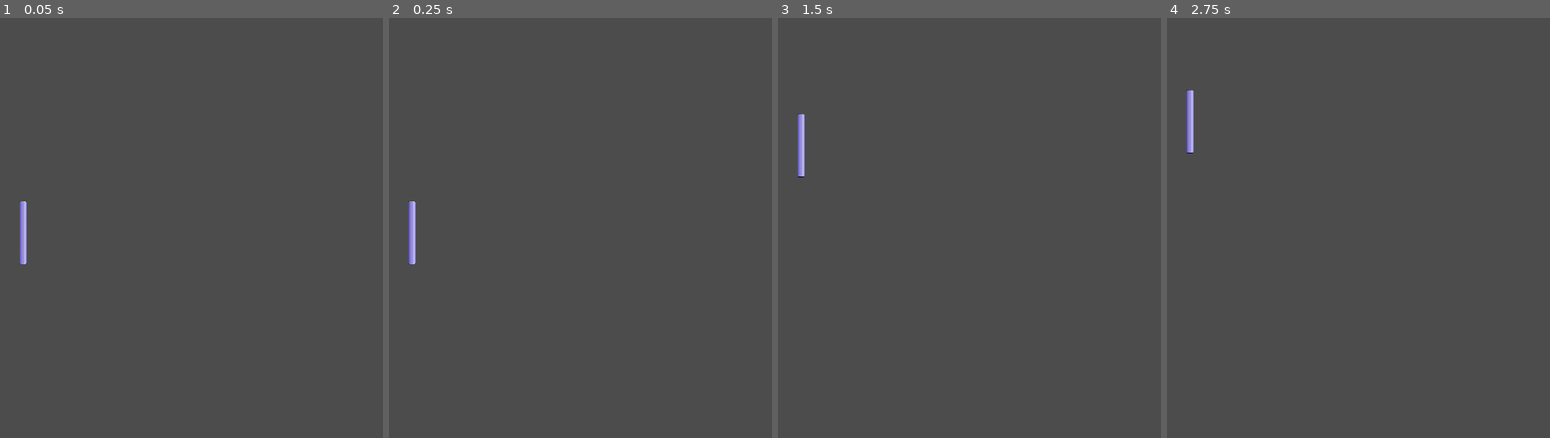
Above: before the commit, frames 1-4 (left to right).
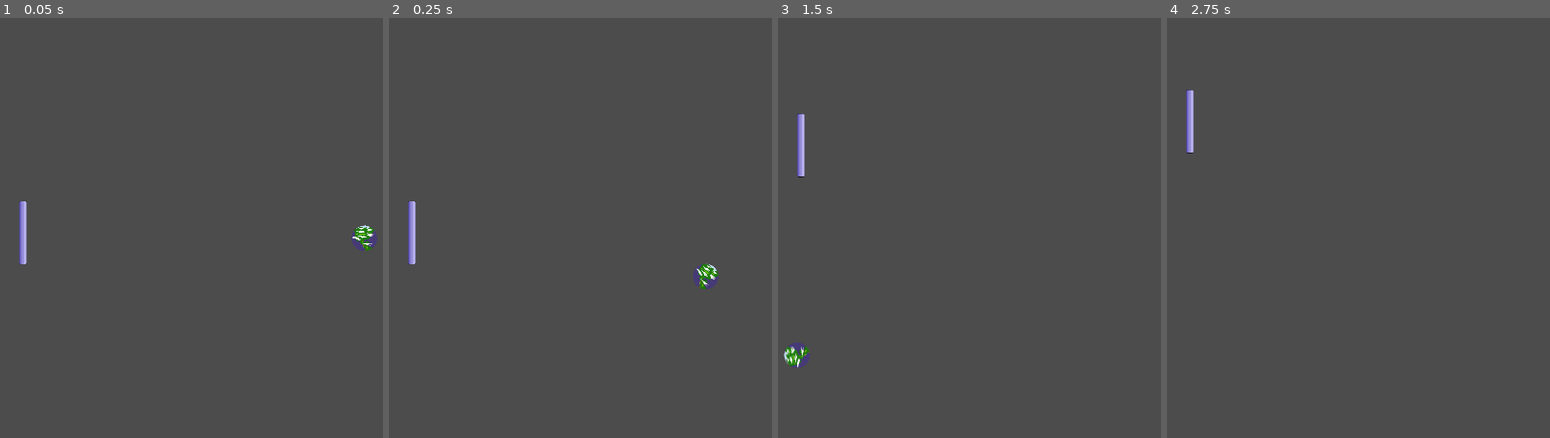
Above: after the commit, the same moments.

Repository: v1ru5tx/GodotPong
Game: Godot game, scene res://Level.tscn
The game is run twice, just before and just after one commit, with the same random seed, the same clock (stepped at 60 frames per second) and the same inputs.
Inputs:
- Up to frame 1 (0.05 s): no input
- Up to frame 2 (0.25 s): no input
- Up to frame 3 (1.5 s): hold Up (ui_up) 0.53-1.28 s; hold Down (ui_down) from 1.28 s (still down)
- Up to frame 4 (2.75 s): release Down (ui_down) at 2.03 s; hold Up (ui_up) from 2.03 s (still down)

The runs differ from the first frame. In frame 1, 0.3% of the frame differs, in the area x 91-99%, y 49-56%; in frame 2, 0.3%, in the area x 79-87%, y 58-65%; in frame 3, 0.3%; in frame 4, nothing differs.

Commit message:
Adding the ball

Diff:
--- a/Level.tscn
+++ b/Level.tscn
@@ -1,6 +1,7 @@
-[gd_scene load_steps=4 format=2]
+[gd_scene load_steps=5 format=2]
 
 [ext_resource path="res://Player.tscn" type="PackedScene" id=1]
+[ext_resource path="res://Pelota.tscn" type="PackedScene" id=2]
 
 [sub_resource type="RectangleShape2D" id=1]
 extents = Vector2( 960, 50 )
@@ -36,3 +37,6 @@
 
 [node name="Player" parent="." instance=ExtResource( 1 )]
 position = Vector2( 50, 460 )
+
+[node name="Pelota" parent="." instance=ExtResource( 2 )]
+position = Vector2( 948, 530 )
--- /dev/null
+++ b/Pelota.gd
@@ -0,0 +1,24 @@
+extends KinematicBody2D
+
+var speed = 0
+var direction = Vector2.ZERO
+var is_moving = false
+var angular_speed = PI
+
+func _ready():
+	# Cuando el nodo este cargado, que pasara
+	randomize()
+
+	speed = 600
+	direction.x = [-1, 1][randi() % 2]
+	direction.y = [-0.8, 0.8][randi() % 2]
+	is_moving = true
+
+func _physics_process(delta):
+	# Funcion ue se ejecuta una vez por frame
+	if is_moving:
+		var collide = move_and_collide(direction * speed * delta)
+		rotation += angular_speed*delta
+		# Nuestra variable collide contendra el objeto con el que choco
+		if collide:
+			direction = direction.bounce(collide.normal)
--- /dev/null
+++ b/Pelota.tscn
@@ -0,0 +1,16 @@
+[gd_scene load_steps=4 format=2]
+
+[ext_resource path="res://earth.png" type="Texture" id=1]
+[ext_resource path="res://Pelota.gd" type="Script" id=2]
+
+[sub_resource type="CircleShape2D" id=1]
+radius = 32.0
+
+[node name="Pelota" type="KinematicBody2D"]
+script = ExtResource( 2 )
+
+[node name="Sprite" type="Sprite" parent="."]
+texture = ExtResource( 1 )
+
+[node name="CollisionShape2D" type="CollisionShape2D" parent="."]
+shape = SubResource( 1 )
--- a/Player.gd
+++ b/Player.gd
@@ -2,7 +2,7 @@
 
 var speed = 400
 
-func _physics_process(delta):
+func _physics_process(_delta):
 	var direction = Vector2.ZERO # Vector2(0,0)
 	if Input.is_action_pressed("ui_up"):
 		direction.y -= 1
@@ -10,4 +10,4 @@
 	if Input.is_action_pressed("ui_down"):
 		direction.y += 1
 
-	move_and_slide(speed * direction)
+	var _retorn = move_and_slide(speed * direction)
Not shown, added: Second_bar.png.import
Binary file added: earth.png
Not shown, added: earth.png.import
